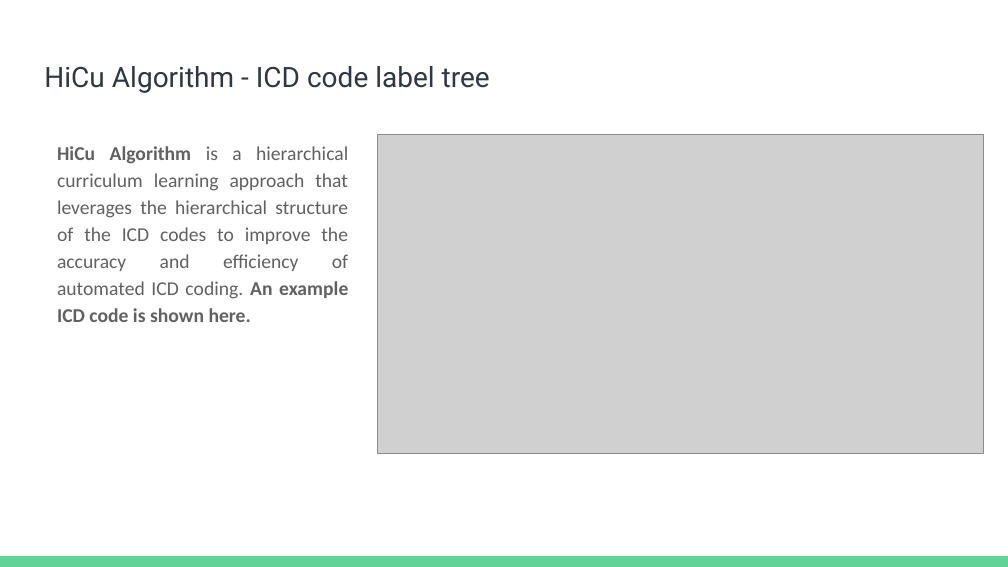
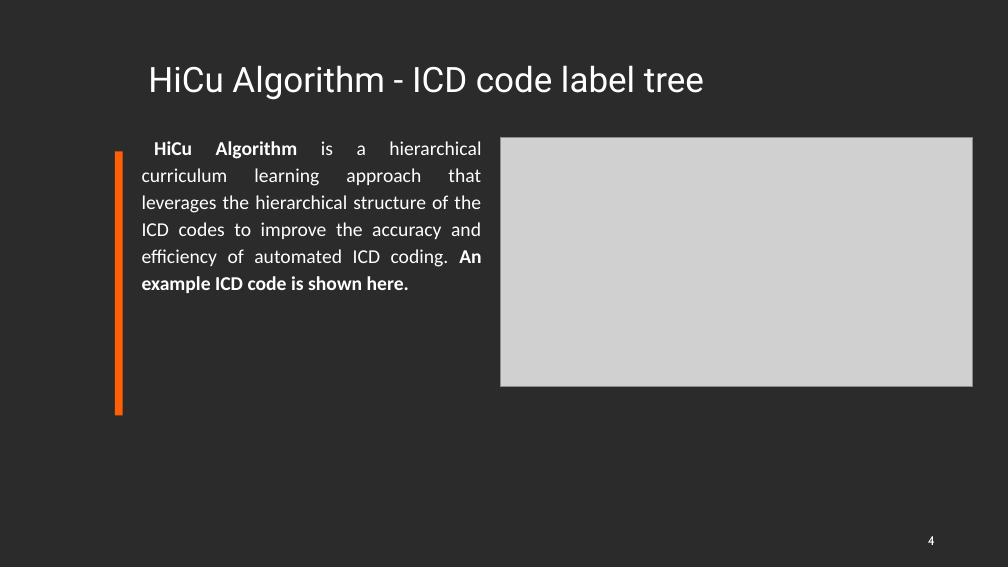
Before and after one commit to dbiswas0605/MCS-DS-CS598-DLH-HiCu, a slide deck: slide 4 of Presentation/CS598 DL4H Project Presentation.pptx. Drawn at 1008x567 pixels with LibreOffice and Linux fonts; fonts in the diff are those of the drawing; grey boxes stand for pictures; background and template pictures are left out; a plain dark background stands for a picture behind light text. Boxes give left, top, right and bottom in pixels: in the first picture for what was removed or moved away, otherwise in the second. Text is boxed around its words. In the diff, an @@ line names an element or a change of style, - is before the commit and + after.

```diff
--- a/Presentation/CS598 DL4H Project Presentation.pptx
+++ b/Presentation/CS598 DL4H Project Presentation.pptx
@@ background #FFFFFF to picture (left out) @@
@@ title "HiCu Algorithm - ICD code ...": place and size @@
-title "HiCu Algorithm - ICD code ..." at [44,66,490,93]
+title "HiCu Algorithm - ICD code ..." at [148,65,704,100]
@@ title "HiCu Algorithm - ICD code ..." at [148,65,704,100]: size 20 to 25 pt, text colour #2E3743 to #FFFFFF @@
@@ text "HiCu Algorithm is a hierarchical ...": place and size @@
-text "HiCu Algorithm is a hierarchical ..." at [57,146,348,322]
+text "HiCu Algorithm is a hierarchical ..." at [142,141,481,293]
@@ text "HiCu Algorithm is a hierarchical ..." at [142,141,481,293]: text colour #616161 to #FFFFFF; indent changed @@
@@ picture: place and size @@
-picture at [378,134,984,453]
+picture at [500,138,973,387]
@@ rectangle added at [115,151,123,415], fill #FF5F05 @@
@@ page number added at [928,536,935,545], 9 pt, text #FFFFFF @@
+4
@@ rectangle removed at [0,556,1008,567] @@
```
Also in this commit, not shown: 13 other slides changed, 1 slide added, 1 other file.
